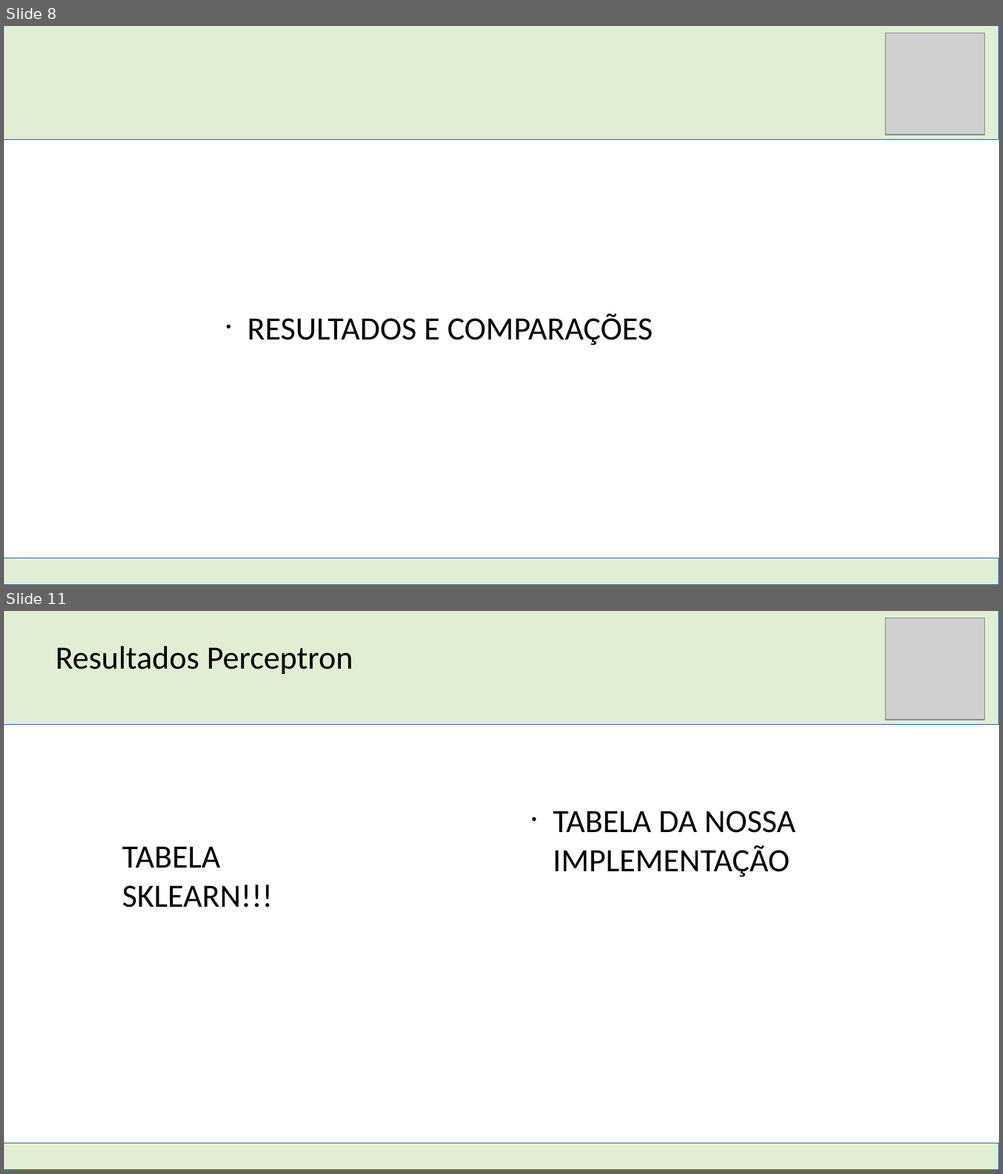
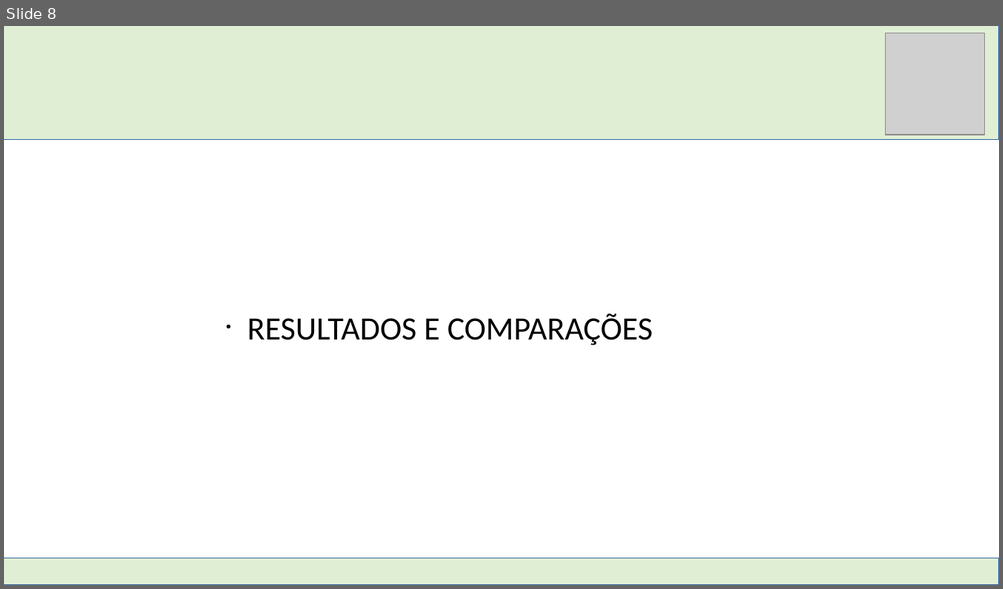
Before and after one commit to DimitriLeandro/ProjetoFinalSistemasInteligentesUFABC, a slide deck: Documentacao/Apresentação SI.odp. Shown one above the other, each under a label of ours: slides 8 and 11 before the commit, slide 8 after it; the slides between them are not shown. The pictures are 1003x1174 and 1003x589 pixels, drawn with LibreOffice and Linux fonts; fonts in the diff are those of the drawing; grey boxes stand for pictures. Boxes give left, top, right and bottom in pixels: in the first picture for what was removed or moved away, otherwise in the second. Text is boxed around its words. In the diff, an @@ line names an element or a change of style, - is before the commit and + after.

```diff
--- a/Documentacao/Apresentação SI.odp
+++ b/Documentacao/Apresentação SI.odp
@@ slide 11 removed at bbox=[4, 611, 999, 1170], background #FFFFFF @@
@@ rectangle removed at bbox=[4, 611, 999, 725] @@
@@ picture removed at bbox=[885, 618, 984, 721] @@
@@ text removed at bbox=[56, 646, 353, 674] @@
-Resultados Perceptron
@@ text removed at bbox=[552, 811, 795, 877] @@
-• TABELA DA NOSSA IMPLEMENTAÇÃO
@@ text removed at bbox=[122, 846, 273, 908] @@
-TABELA SKLEARN!!!
@@ rectangle removed at bbox=[4, 1145, 999, 1170] @@
```
Also in this commit, not shown: 5 slides changed, 8 slides added, 5 other slides removed, 5 other files.
